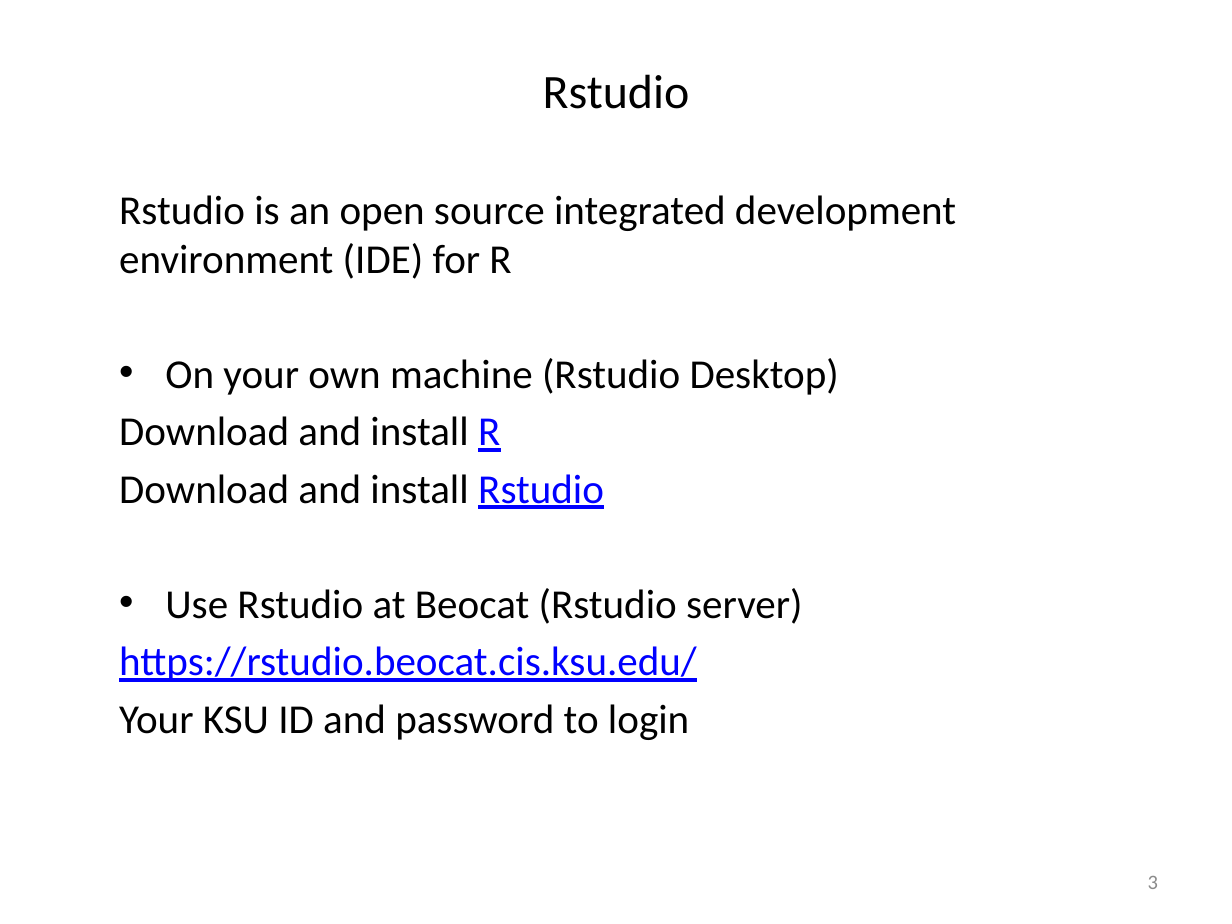
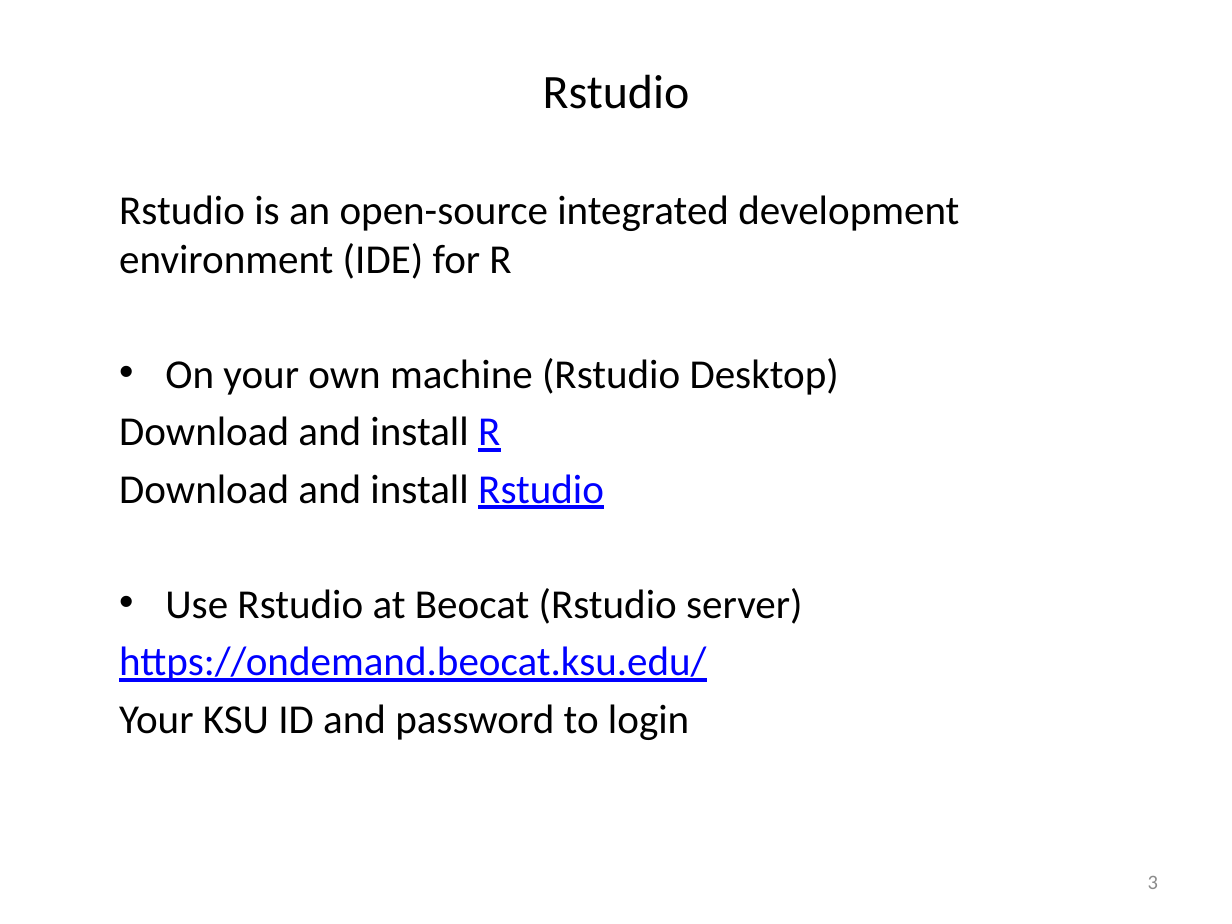
Before and after one commit to liu3zhenlab/teaching, a slide deck: slide 3 of PLPTH813Bioinformatis/2023/labs/lab03_R.pptx. Drawn at 1232x924 pixels with LibreOffice and Linux fonts; fonts in the diff are those of the drawing. Boxes give left, top, right and bottom in pixels: in the first picture for what was removed or moved away, otherwise in the second. Text is boxed around its words. In the diff, an @@ line names an element or a change of style, - is before the commit and + after.

```diff
--- a/PLPTH813Bioinformatis/2023/labs/lab03_R.pptx
+++ b/PLPTH813Bioinformatis/2023/labs/lab03_R.pptx
@@ text at [119,195,959,279]: text changed @@
-Rstudio is an open source integrated development environment (IDE) for R
+Rstudio is an open-source integrated development environment (IDE) for R
@@ text at [119,646,706,682]: text changed @@
-https://rstudio.beocat.cis.ksu.edu/
+https://ondemand.beocat.ksu.edu/
```
Also in this commit, not shown: 6 other slides changed, 2 slides removed, 2 other files.
